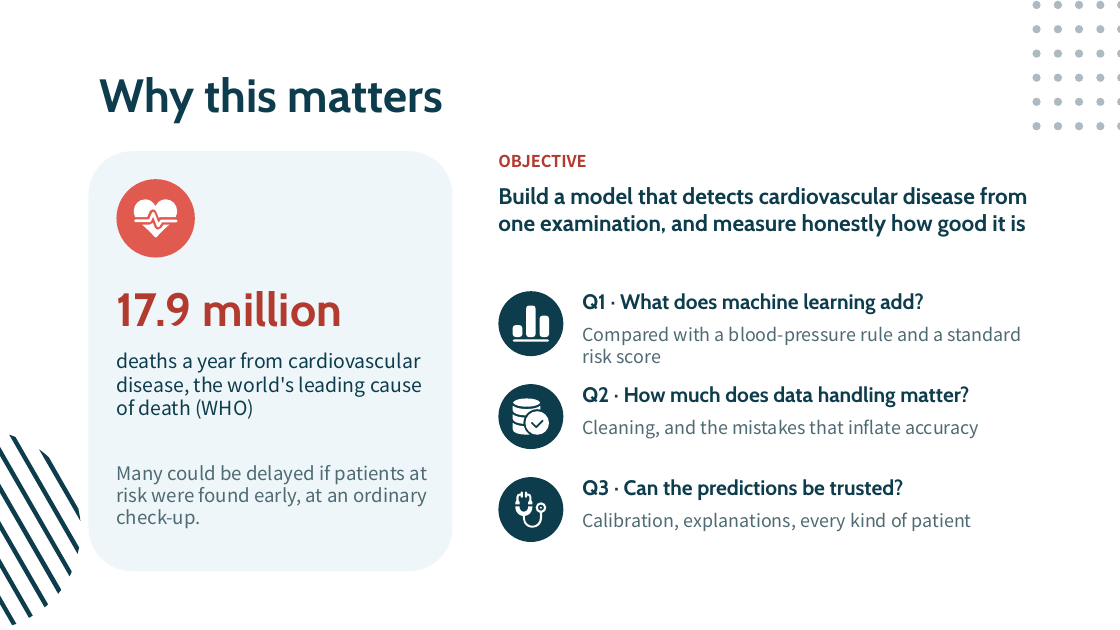
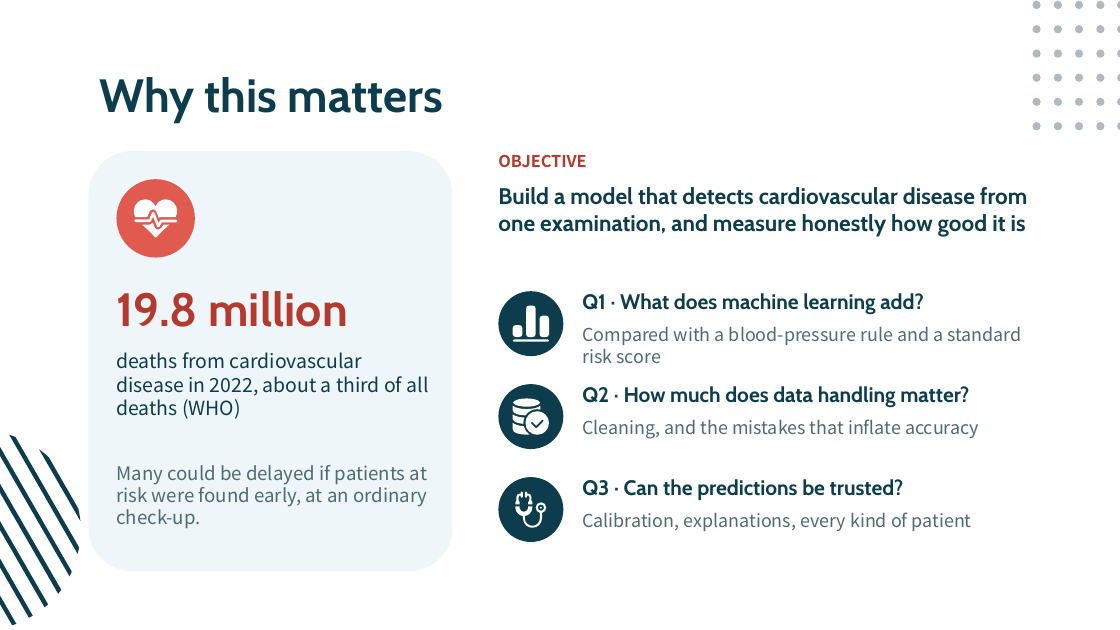
Before and after one commit to hadigghazi/cardio-risk, a slide deck: slide 2 of presentation/Cardio-Risk.pptx. Drawn at 1120x630 pixels with LibreOffice and Linux fonts; fonts in the diff are those of the drawing. Boxes give left, top, right and bottom in pixels: in the first picture for what was removed or moved away, otherwise in the second. Text is boxed around its words. In the diff, an @@ line names an element or a change of style, - is before the commit and + after.

```diff
--- a/presentation/Cardio-Risk.pptx
+++ b/presentation/Cardio-Risk.pptx
@@ text at [116,291,348,327]: text changed @@
-17.9 million
+19.8 million
@@ text at [116,352,429,419]: text changed @@
-deaths a year from cardiovascular disease, the world's leading cause of death (WHO)
+deaths from cardiovascular disease in 2022, about a third of all deaths (WHO)
```
Also in this commit, not shown: 12 other slides changed, 12 other files.
